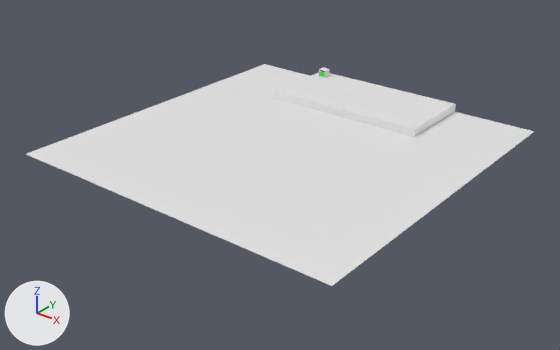
An edit to the COLLADA model source/scene/legit-stage-2017.DAE, drawn before and after from the same camera.
Before and after are seen from a camera (50 mm lens) standing at (12.33, -15.79, 8.68) and looking at (0.13, -0.53, -0.77). Arrows for +X, +Y and +Z are at lower left; the lights stay in place. Where no turn or scale is listed for an object, it has been applied to the vertices.

In view in the first picture: 'Amp', 'Floor', 'Stage'.
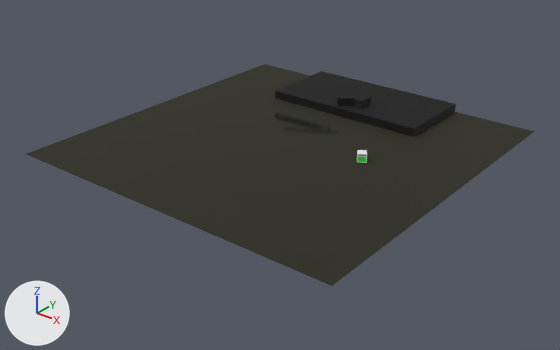
The change, as a diff of the scene's bpy script:
```diff
--- a/source/scene/legit-stage-2017.DAE.py
+++ b/source/scene/legit-stage-2017.DAE.py
@@ mat_stage @@
+mat_stage = principled_material('stage')
+mat_stage.base_color = (0.00121, 0.0, 0.0)  # black #040000
+mat_stage.roughness = 0.84
@@ me_floormesh @@
 me_floormesh.from_pydata(...)  # 4 vertices, 2 faces; spans x -5.08..5.08, y 0.0, z -5.08..5.08
+me_floormesh.materials.append(mat_capret)  # black #222211
@@ me_stagemesh @@
 me_stagemesh.from_pydata(...)  # 8 vertices, 12 faces; spans x -2.54..2.54, y -0.25..0.0, z -1.27..1.27
 # used by ob_stage; parent = ob_floor; location = (0.0, 0.0, 3.81)
+# me_stagemesh part 1: 12 faces spanning x -2.54..2.54, y -0.25..0.0, z -1.27..1.27 switch from no material to mat_stage (black #040000)
@@ ob_amp @@
 ob_amp.parent = ob_stage
-ob_amp.location = (-2.159, -0.254, 0.889)
+ob_amp.location = (2.286, 0.0, 0.254)
+ob_amp.rotation_euler = (0.0, -0.611, 0.0)  # degrees (0, -35, 0)
@@ ob_truss005 @@
+ob_truss005 = bpy.data.objects.new('Truss005', me_truss005mesh)  # 292 vertices, 392 faces; spans x -1.53..0.0, y -0.04..0.04, z -0.04..0.04; in mat_truss (black #2a2a2a)
+ob_truss005.location = (0.12, 1.29, 0.13)
@@ ob_truss004 @@
+ob_truss004 = bpy.data.objects.new('Truss004', me_truss004mesh)  # 292 vertices, 392 faces; spans x -1.53..0.0, y -0.04..0.04, z -0.04..0.04; in mat_truss (black #2a2a2a)
+ob_truss004.location = (0.18, 1.23, 0.04)
@@ ob_truss003 @@
+ob_truss003 = bpy.data.objects.new('Truss003', me_truss004mesh.copy())
+ob_truss003.location = (0.0, 1.33, 0.04)
@@ ob_wizardarenaclosed001 @@
+ob_wizardarenaclosed001 = bpy.data.objects.new('WizardArenaClosed001', me_wizardarenaclosed001mesh)  # 308 vertices, 612 faces; spans x -0.127..0.127, y -0.254..0.254, z 0.0..0.254; in mat_server_case (black #131313)
+ob_wizardarenaclosed001.location = (0.38, 3.17, 0.25)
@@ ob_wizardarenaclosed002 @@
+ob_wizardarenaclosed002 = bpy.data.objects.new('WizardArenaClosed002', me_wizardarenaclosed002mesh)  # 308 vertices, 612 faces; spans x -0.271..0.271, y -0.263..0.263, z 0.0..0.254; in mat_server_case (black #131313)
+ob_wizardarenaclosed002.location = (-0.08, 2.92, 0.25)
@@ ob_truss002 @@
+ob_truss002 = bpy.data.objects.new('Truss002', me_truss002mesh)  # 292 vertices, 392 faces; spans x -1.366..0.019, y -0.755..0.036, z -0.042..0.043; in mat_truss (black #2a2a2a)
+ob_truss002.location = (0.72, 1.38, 0.04)
@@ ob_truss001 @@
+ob_truss001 = bpy.data.objects.new('Truss001', me_truss004mesh.copy())
+ob_truss001.location = (0.38, 1.44, 0.04)
```

Pixel boxes (x1, y1, x2, y2) of what changed, in the pictures (560 x 350 px):
'Floor', recoloured (white to black): (27, 64, 535, 286) in both
'Amp', moved, turned: before (319, 67, 329, 78); after (357, 150, 367, 163)
'WizardArenaClosed002', added: after (337, 95, 354, 106)
'WizardArenaClosed001', added: after (354, 95, 371, 109)
'Truss002', added: after (285, 127, 338, 134)
'Truss005', added: after (277, 112, 320, 127)
'Truss004', added: after (277, 116, 320, 131)
'Truss003', added: after (275, 113, 317, 129)
'Truss001', added: after (287, 115, 330, 131)
part 1 of me_stagemesh, recoloured (white to black): (275, 72, 456, 137) in both
